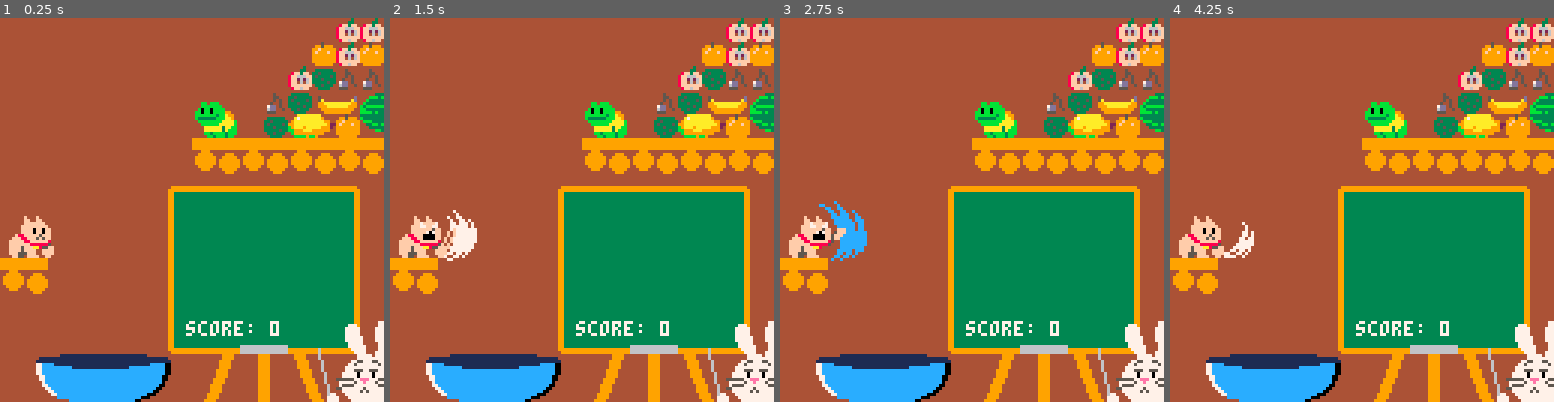
Above: before the commit, frames 1-4 (left to right).
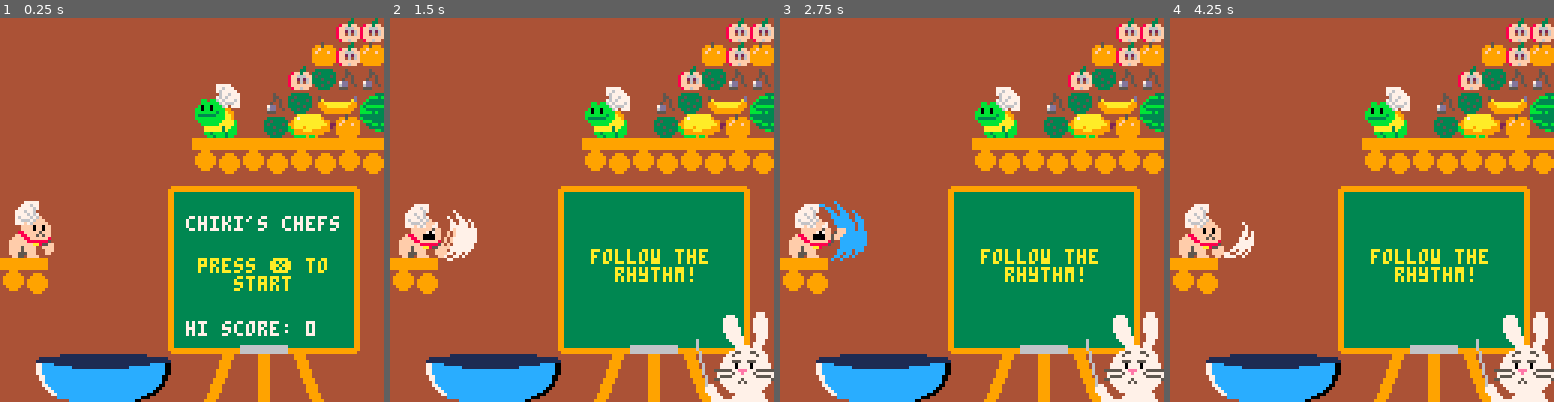
Above: after the commit, the same moments.

Repository: 7thbeatgames/chikis-chefs
Game: PICO-8 cartridge chikischefs.p8
Two runs of this game, one before a commit and one after it. Both use one fixed random seed, a clock stepped at 60 frames per second and the inputs below.
Inputs:
- Up to frame 1 (0.25 s): no input
- Up to frame 2 (1.5 s): tap O (Z key) at 0.33, 0.7, 1.43 s; tap X (X key) at 1.07 s
- Up to frame 3 (2.75 s): hold Left 1.97-2.37 s; tap X (X key) at 2.07, 2.4, 2.73 s; tap O (Z key) at 2.22 s; hold Down from 2.42 s (still down)
- Up to frame 4 (4.25 s): release Down at 2.82 s; hold Right 2.87-3.53 s; tap X (X key) every 0.33 s from 3.07 to 4.07 s; tap O (Z key) at 3.1, 3.98 s; hold Up 3.58-4.08 s; hold Right from 4.13 s (still down)

The runs differ from the first frame. In frame 1, 4.9% of the frame differs, in the area x 3-100%, y 17-100%; in frame 2, 4.0%; in frame 3, 4.0%; in frame 4, 4.0%.

Commit message:
restart, gameover, saving score, animations, almost there

Diff:
--- a/chikischefs.p8
+++ b/chikischefs.p8
@@ -4,8 +4,27 @@
 
 
 
-
-
+mstate =
+{
+	intro = "intro",
+	call = "call",
+	response = "response"
+}
+
+mside =
+{
+	a = "a",
+	b = "b"
+}
+
+
+
+cartdata("chikischefs")
+
+intro_patterns = 1 -- 4 beats of drum intro
+
+
+function _init()
 
 z = 0
 currfruits = {}
@@ -13,14 +32,9 @@
 slices = {}
 tscratch = -1
 tcatanim = -1
-
-cls()
-music()
 last=0
---_set_fps(1000)
 
 -- conductor
-
 tick = 0  -- is stat(50) but always increasing
 tickl = 0 -- is stat(50)
 tickf = 0 -- is tick but interpolated
@@ -46,13 +60,56 @@
 headbob = false
 perfect_round = false
 perfect_rounds_count = 0
-
-function _init()
+playing = false
+trabbitappear = 0
+gameover = false
+tgameover = 0
+
+music_state = mstate.intro
+
+current_level  = 0 -- increase every 4 rounds
+prev_level = 0
+round = 0 --rounds increase every call phase
+
+arr_basket = {}
+arr_basket_datum = {} --the motif of the round, set every 4 baskets
+arr_basket_show = {} -- string of
+
+arr_basket_beats = {} -- linear list of beat numbers, {0,1,4..15}
+arr_basket_beats_show = {} --refresh on bar
+arr_basket_beats_results = {} -- results for each hit
+
+
+flag_refreshed_response = true
+flag_refreshed_call = true
+
+end
+
+function reset()
 
 end
 
 
 function _update60()
+
+
+	if playing then
+		play_update()
+	else
+		headbob = time() * 7.5 % 4 < 1
+		if btnp(5) then
+			music()
+			playing = true
+		end
+	end
+
+	if gameover and time() - tgameover > 2 and btnp(5) then
+		_init()
+
+	end
+end
+
+function play_update()
 	-- conductor
 	--detect a stat(50) looping
 	statprev = tickl
@@ -123,6 +180,7 @@
 	end
 
 
+	-- missed beat
 	if music_state == mstate.response then
 		for i = #arr_basket_beats_results + 1, #arr_basket_beats do
 			b = arr_basket_beats[i]
@@ -136,11 +194,24 @@
 		end
 	end
 
+	-- game over
+	if gameover == false and newtick and tickl == 2 then
+		misses = (round - 1) - perfect_rounds_count
+		printh("misses: " .. misses)
+		if misses >= lives then
+			printh("gameover")
+			gameover = true
+			tgameover = time()
+			music(-1)
+			sfx(32)
+		end
+	end
+
 
 
 
 	-- scratch!
-	if anybtn then
+	if anybtn and gameover == false then
 		tscratch = 0
 		tcatanim = 0
 
@@ -161,7 +232,7 @@
 			diff = b - tickfl
 			absdiff = abs(diff)
 
-			printh("b " .. b)
+			-- printh("b " .. b)
 
 
 			-- check whats the closest fruit to hit
@@ -204,6 +275,7 @@
 
 					if perfect_round then
 						perfect_rounds_count = perfect_rounds_count + 1
+						dset(0, perfect_rounds_count)
 					end
 				else
 					perfect_round = false
@@ -318,53 +389,74 @@
 	bstat = stat(50)
 
 	-- draw fruit texts
-	sylcount = 0
-	for i = 1, #arr_basket_show do
-		ifruit = arr_basket_show[i]
-		f = currentfruits[ifruit]
-
-		sylaudio = 0
-		for j = 1, #arr_basket_beats_show do
-			if bstat + 1 >= arr_basket_beats_show[j] then
-				sylaudio = j
-			end
-		end
-
-
-		word_results = {}
-
-		-- render text on blackboard
-		for j = 1, #f.notes do
-			if calltime then -- call time
-
-				result_int = sylaudio - sylcount >= j and 2 or 0
-				add(word_results, result_int)
-
-			else -- response time
-
-				results_index = sylcount + j
-				if results_index <= #arr_basket_beats_results then
-					result = arr_basket_beats_results[results_index]
-					result_int = result == true and 2 or 1
-					add(word_results, result_int)
-				else
-					add(word_results, 0)
+	if gameover == false then
+		sylcount = 0
+		for i = 1, #arr_basket_show do
+			ifruit = arr_basket_show[i]
+			f = currentfruits[ifruit]
+
+			sylaudio = 0
+			for j = 1, #arr_basket_beats_show do
+				if bstat + 1 >= arr_basket_beats_show[j] then
+					sylaudio = j
 				end
 			end
-		end
-
-		textfruit(f, i - 1, word_results)
-		sylcount = sylcount + #f.notes
+
+
+			word_results = {}
+
+			-- render text on blackboard
+			for j = 1, #f.notes do
+				if calltime then -- call time
+
+					result_int = sylaudio - sylcount >= j and 2 or 0
+					add(word_results, result_int)
+
+				else -- response time
+
+					results_index = sylcount + j
+					if results_index <= #arr_basket_beats_results then
+						result = arr_basket_beats_results[results_index]
+						result_int = result == true and 2 or 1
+						add(word_results, result_int)
+					else
+						add(word_results, 0)
+					end
+				end
+			end
+
+			textfruit(f, i - 1, word_results)
+			sylcount = sylcount + #f.notes
+		end
+	end
+
+	if playing == false then
+		print("chiki's chefs", 62,66, 7)
+		print("press ❎ to\n   start", 66,80, 10)
+		print("hi score: " .. dget(0), 62, 101, 7)
+	end
+
+	if gameover == true then
+		print("game over!", 68,66, 7)
+		print("press ❎ to\n  restart", 66,80, 10)
+		print("hi score: " .. dget(0), 62, 101, 7)
 	end
 
 	-- draw result checkmark
 	if perfect_round and (tick % 2 == 0 or tickl < 8) then
-		spr(12, 100, 93, 2, 2)
+		spr(12, 98, 93, 2, 2)
 		-- printh("perfect round")
 	end
 
 	-- draw score
-	print("score: " .. perfect_rounds_count, 62, 101, 7)
+	if playing == true and gameover == false then
+		if round == 0 then
+			print("follow the\n  rhythm!", 67, 77, 10)
+		else
+			print("score: " .. perfect_rounds_count, 62, 101, 7)
+		end
+
+	end
 
 	-- scratch
 	if tscratch >= 0 then
@@ -390,8 +482,8 @@
 	altrender(false)
 
 	-- cat chef hat
-	cy = headbob and 0 or 0
-	spr(176, xcat + 2, ycat - 2 + cy)
+	cy = headbob and 1 or 0
+	spr(69, xcat + 2, ycat - 3 + cy)
 
 	-- frog
 	altrender(true)
@@ -413,8 +505,9 @@
 	altrender(false)
 
 	-- frog chef hat
-	xfroghat = openmouth == true and 7 or 6
-	spr(176, xfrog + xfroghat, yfrog - 10, 1,1, true)
+	xfroghat = openmouth and 7 or 6
+	yfroghat = headbob and 1 or 0
+	spr(69, xfrog + xfroghat, yfrog - 10 + yfroghat, 1,1, true)
 
 	-- bowl back
 	xbowl = 10
@@ -433,12 +526,16 @@
 	altrender(false)
 
 	-- rabbit
-	altrender(true)
-	yrabbit = 100
-	if headbob then yrabbit = yrabbit + 1 end
-	if rabbit_state == 0 then spr(199, 100, yrabbit, 4,4)
-	elseif rabbit_state == 1 then spr(196, 100 + 8, yrabbit, 3,4)
-	elseif rabbit_state == 2 then spr(192, 100, yrabbit, 4,4)
+	if playing == true then
+		trabbitappear = min(trabbitappear + 3/60, 1)
+		altrender(true)
+		xrabbit = 96
+		yrabbit = 97 + lerpquad(32, 0, trabbitappear)
+		if headbob then yrabbit = yrabbit + 1 end
+		if rabbit_state == 0 then spr(199, xrabbit, yrabbit, 4,4)
+		elseif rabbit_state == 1 then spr(196, xrabbit + 8, yrabbit, 3,4)
+		elseif rabbit_state == 2 then spr(192, xrabbit, yrabbit, 4,4)
+		end
 	end
 	altrender(false)
 
@@ -520,8 +617,8 @@
 	print("stat(50) " .. stat(50), 0, 0)
 	print("stat(54) " .. stat(54))
 	print("state "..music_state)
-	print("side prebar "..music_side_prebar)
-	print("side  "..music_side_show)
+	-- print("side prebar "..music_side_prebar)
+	-- print("side  "..music_side_show)
 	print("round "..round)
 	print("tick " .. tick)
 	print("tickf ".. tickf)
@@ -666,7 +763,7 @@
 				if f.toffset > 0.11 then
 					bubblespr = 92
 					tilesize = 4
-				elseif f.toffset > 0.08 then
+				elseif f.toffset > 0.06 then
 					bubblespr = 44
 					tilesize = 3
 				end
@@ -735,37 +832,6 @@
 -->8
 --chef music engine
 
-
-mstate =
-{
-	intro = "intro",
-	call = "call",
-	response = "response"
-}
-
-mside =
-{
-	a = "a",
-	b = "b"
-}
-
-music_state = mstate.intro
-
-current_level  = 0 -- increase every 4 rounds
-prev_level = 0
-round = 0 --rounds increase every call phase
-
-arr_basket = {}
-arr_basket_datum = {} --the motif of the round, set every 4 baskets
-arr_basket_show = {} -- string of
-
-arr_basket_beats = {} -- linear list of beat numbers, {0,1,4..15}
-arr_basket_beats_show = {} --refresh on bar
-arr_basket_beats_results = {} -- results for each hit
-
-
-flag_refreshed_response = true
-flag_refreshed_call = true
 ticks_in_beat = 4
 ticks_in_pattern = 16
 
@@ -773,7 +839,8 @@
 startbeats_a = {0,4,8,12}
 startbeats_b = {0,6,12}
 
-intro_patterns = 1 -- 4 beats of drum intro
+
+
 
 function update_conductor()
 	--54 is music pattern: 0 is intro, odd numbers are calls and even are responses
@@ -1255,7 +1322,7 @@
 xfrog = 66
 yfrog = 32
 dt = 1/60
-
+lives = 4
 
 
 
@@ -1298,7 +1365,7 @@
 00f77777777777f099333333333333333333339977767760000000000000007cc000000cc700000079977999a9f97f9a00007770777777770777000000000000
 006f777777777f609933333333333333333333997777676700000000000000077cccccc770000000a9799979f997799f00007700007777000077000000000000
 0006fffffffff60099333333333333333333339976777676000000000000000007777770000000000799999af99f9f9f00070000070770700000700000000000
-0000666666666000999999999999999999999990776667600000000000000000000000000000000000aaaaa00ff999a000700000700070070000070000000000
+0000666666666000999999999999999999999999776667600000000000000000000000000000000000aaaaa00ff999a000700000700070070000070000000000
 000000000000000009999999999999999999999077707600000000000000000000000000000000000000000000affa0007000000000000000000007000000000
 22222222222222222222222222222222222222222222222200000000000000000000000000000000000050000000500000000000000000000000000000000000
 22222222222222222222222222222222222222222222222200000000000000000000000000000000099affa00affa99000700000000000070000000000000700
--- a/ending.p8
+++ b/ending.p8
@@ -1,17 +1,42 @@
-pico-8 cartridge // http://www.pico-8.com
+luapico-8 cartridge // http://www.pico-8.com
 version 34
 __lua__
 
 
+-- consts
+lost = 0
+win = 1
+perfect = 2
+
+-- vars
+endingtype = 0
+
+function _init()
+	params = stat(6)
+
+	if params == "perfect" then
+		endingtype = perfect
+	else
+		endingtype = win
+	end
+
+	endingtype = perfect
+end
+
 function _update60()
 
 end
 
 function _draw()
+
+	drawperfect()
+end
+
+function drawperfect()
 
 	cls(4)
 	tick = stat(50)
-	printh(tick)
+	-- printh(tick)
 	headbob = time() * 1.5 % 1 < 0.25
 
 	--print("file 1")
@@ -34,6 +59,19 @@
 	-- cake
 	spr(136, 30, 45, 8, 6)
 
+	-- fruits in case of perfect
+	if endingtype == perfect then
+		spr(96, 64, 50, 1, 1)
+		spr(97, 54, 50, 1, 1)
+		spr(98, 58, 45, 1, 1)
+		spr(99, 49, 45, 1, 1)
+		spr(100, 74, 48, 1, 1)
+		spr(112, 64, 48, 1, 1)
+		spr(113, 44, 53, 1, 1)
+		spr(114, 42, 48, 1, 1)
+		spr(115, 58, 48, 1, 1)
+	end
+
 	-- candles
 	xcandles = {60, 70, 50, 45, 58}
 	ycandles = {40, 45, 43, 43, 44}
@@ -74,7 +112,9 @@
 	sprchiki = headbob and 160 or 162
 	spr(sprchiki, 85, 75 + yoffset, 2, 2, true)
 	altrender(false)
-end
+
+end
+
 
 function altrender(set)
 	palt(2, set)
Not shown, changed: the sound effects (__sfx__) section of chikischefs.p8
